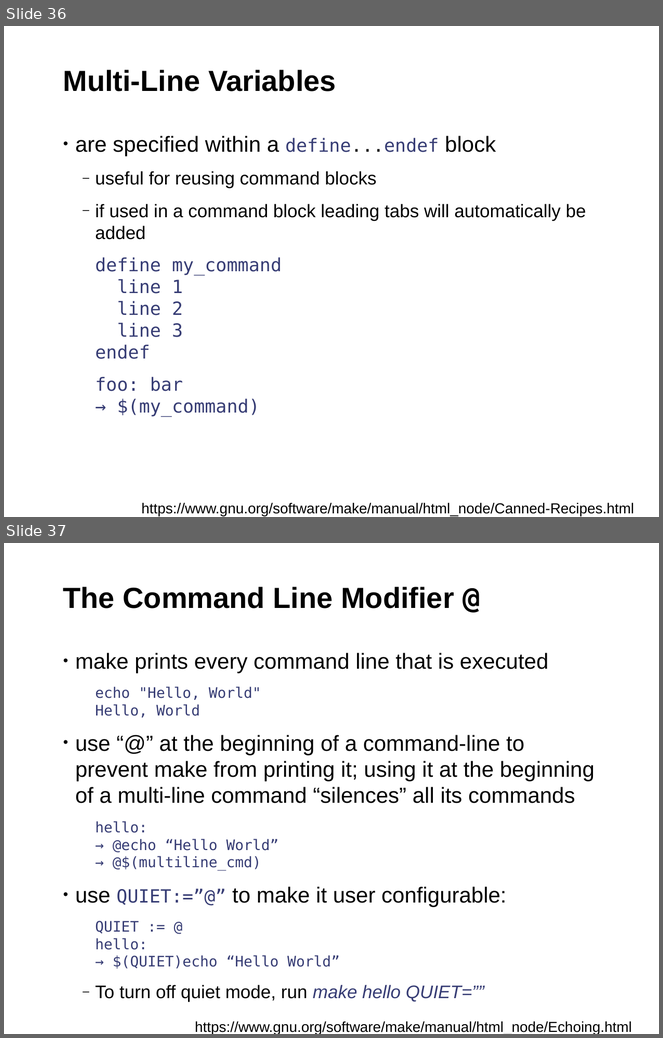
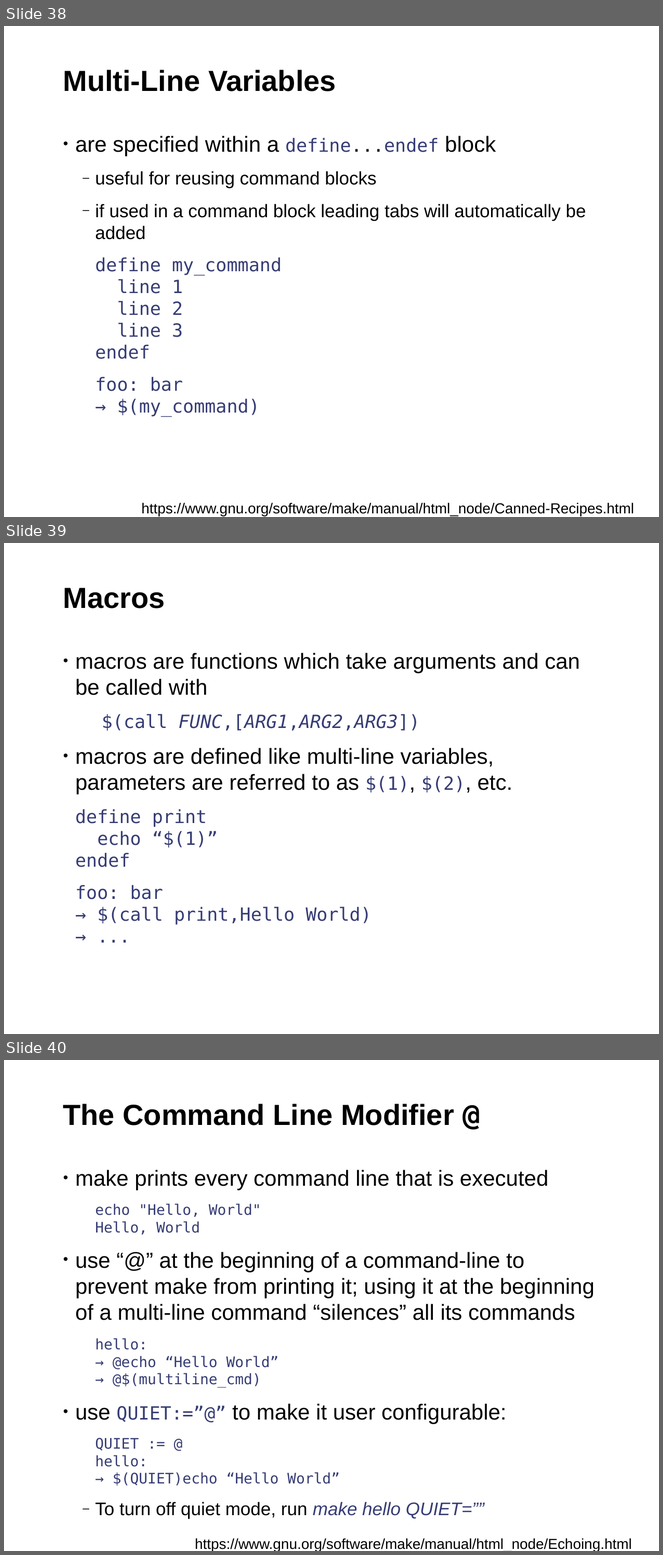
Before and after one commit to fsundermeyer/GNU_make_workshop, a slide deck: GNU_make_03_2015.odp. Shown one above the other, each under a label of ours: slides 36 and 37 before the commit, slides 38, 39 and 40 after it. The pictures are 663x1038 and 663x1555 pixels, drawn with LibreOffice and Linux fonts; fonts in the diff are those of the drawing; background and template pictures are left out. Boxes give left, top, right and bottom in pixels: in the first picture for what was removed or moved away, otherwise in the second. Text is boxed around its words. In the diff, an @@ line names an element or a change of style, - is before the commit and + after.

```diff
--- a/GNU_make_03_2015.odp
+++ b/GNU_make_03_2015.odp
@@ slide 39 added at <box>4,543,659,1034</box>, background #FFFFFF; not listed: 1 template element that a slide beside it also shows @@
@@ title added at <box>63,588,165,609</box>, 32 pt, text #000000, bold @@
+Macros
@@ text added at <box>75,653,580,925</box>, 24 pt, text #000000 @@
+• macros are functions which take arguments and can be called with
+$(call FUNC,[ARG1,ARG2,ARG3])
+• macros are defined like multi-line variables, parameters are referred to as $(1), $(2), etc.
+define print
+echo “$(1)”
+endef
+foo: bar
+→ $(call print,Hello World)
+→ ...
@@ what was slide 36 is now slide 38 @@
@@ what was slide 37 is now slide 40 @@
```
Also in this commit, not shown: 3 other slides added.
